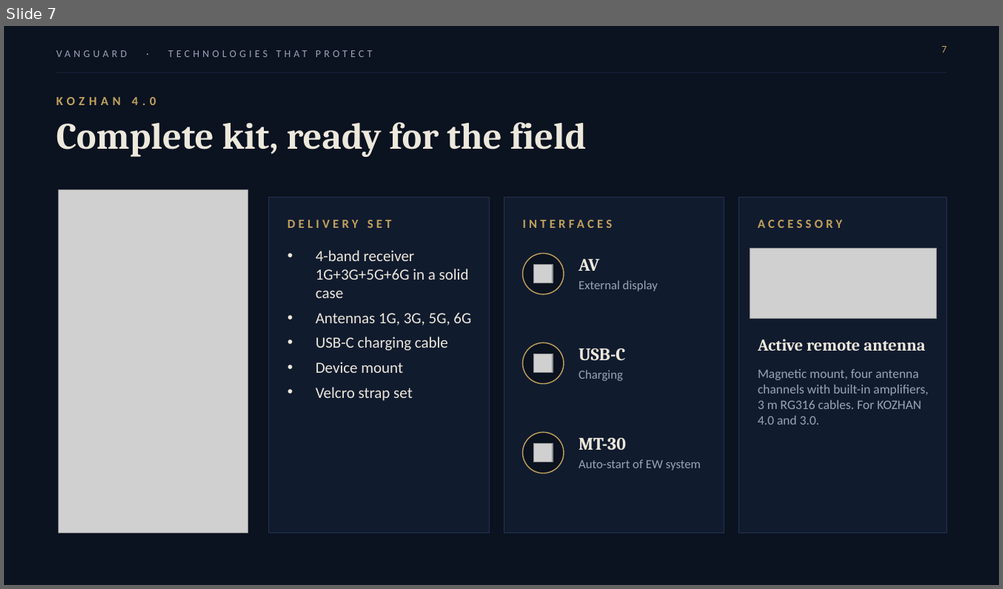
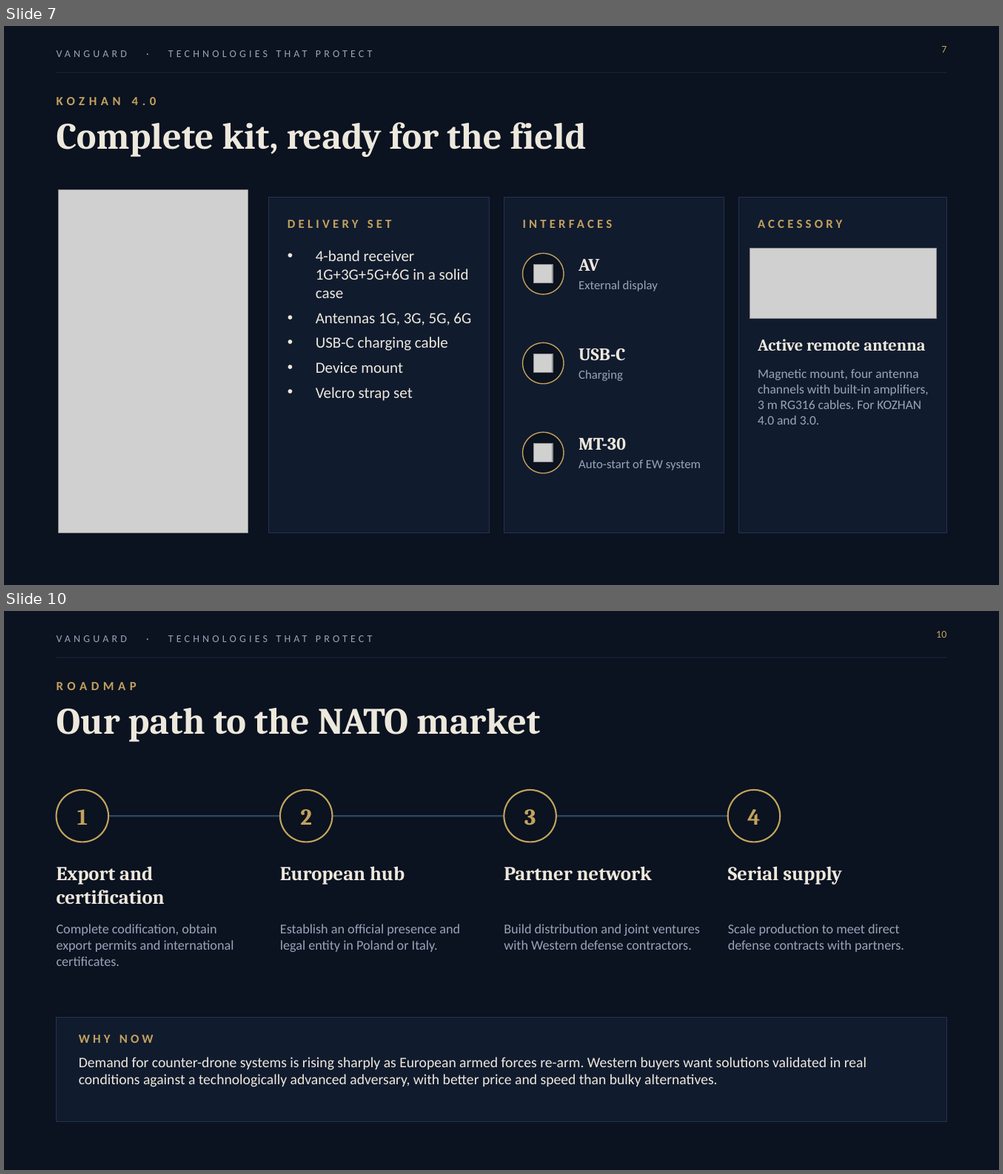
Before and after one commit to Orangepranik/presentation-vanguard, a slide deck: Vanguard_Investor_Presentation_Norway.pptx. Shown one above the other, each under a label of ours: slide 7 before the commit, slides 7 and 10 after it; the slides between them are not shown. The pictures are 1003x589 and 1003x1174 pixels, drawn with LibreOffice and Linux fonts; fonts in the diff are those of the drawing; grey boxes stand for pictures; background and template pictures are left out. Boxes give left, top, right and bottom in pixels: in the first picture for what was removed or moved away, otherwise in the second. Text is boxed around its words. In the diff, an @@ line names an element or a change of style, - is before the commit and + after.

```diff
--- a/Vanguard_Investor_Presentation_Norway.pptx
+++ b/Vanguard_Investor_Presentation_Norway.pptx
@@ slide 10 added at (4, 611, 999, 1170), background #0B1220; not listed: 2 template elements that a slide beside it also shows @@
@@ page number added at (936, 631, 946, 638), 10 pt, text #C2A25D @@
+10
@@ text added at (57, 682, 136, 690), 12 pt, text #C2A25D, bold @@
+ROADMAP
@@ text added at (57, 708, 540, 742), 36 pt, text #EDE8DC, bold @@
+Our path to the NATO market
@@ ellipse added at (57, 790, 108, 843), fill #0B1220, outline #C2A25D 1.5 pt @@
@@ text added at (77, 809, 88, 825), 22 pt, text #C2A25D, bold @@
+1
@@ ellipse added at (280, 790, 333, 843), fill #0B1220, outline #C2A25D 1.5 pt @@
@@ text added at (300, 809, 312, 825), 22 pt, text #C2A25D, bold @@
+2
@@ ellipse added at (504, 790, 556, 843), fill #0B1220, outline #C2A25D 1.5 pt @@
@@ text added at (524, 809, 536, 826), 22 pt, text #C2A25D, bold @@
+3
@@ ellipse added at (728, 790, 780, 843), fill #0B1220, outline #C2A25D 1.5 pt @@
@@ text added at (747, 809, 760, 825), 22 pt, text #C2A25D, bold @@
+4
@@ line added from (82, 816) to (754, 816), #2F4468 1.5 pt @@
@@ text added at (57, 866, 165, 904), 19 pt, text #EDE8DC, bold @@
+Export and certification
@@ text added at (280, 866, 404, 885), 19 pt, text #EDE8DC, bold @@
+European hub
@@ text added at (504, 866, 652, 880), 19 pt, text #EDE8DC, bold @@
+Partner network
@@ text added at (728, 866, 842, 885), 19 pt, text #EDE8DC, bold @@
+Serial supply
@@ text added at (57, 924, 234, 966), 13 pt, text #98A4B8 @@
+Complete codification, obtain export permits and international certificates.
@@ text added at (280, 924, 460, 952), 13 pt, text #98A4B8 @@
+Establish an official presence and legal entity in Poland or Italy.
@@ text added at (504, 924, 700, 950), 13 pt, text #98A4B8 @@
+Build distribution and joint ventures with Western defense contractors.
@@ text added at (728, 924, 904, 952), 13 pt, text #98A4B8 @@
+Scale production to meet direct defense contracts with partners.
@@ rectangle added at (57, 1017, 946, 1122), fill #111B2E, outline #22334F 0.75 pt @@
@@ text added at (79, 1035, 153, 1043), 12 pt, text #C2A25D, bold @@
+WHY NOW
@@ text added at (79, 1057, 866, 1088), 14 pt, text #EDE8DC @@
+Demand for counter-drone systems is rising sharply as European armed forces re-arm. Western buyers want solutions validated in real conditions against a technologically advanced adversary, with better price and speed than bulky alternatives.
```
Also in this commit, not shown: 4 slides changed, 4 other slides added, 5 slides removed, 1 other file.
